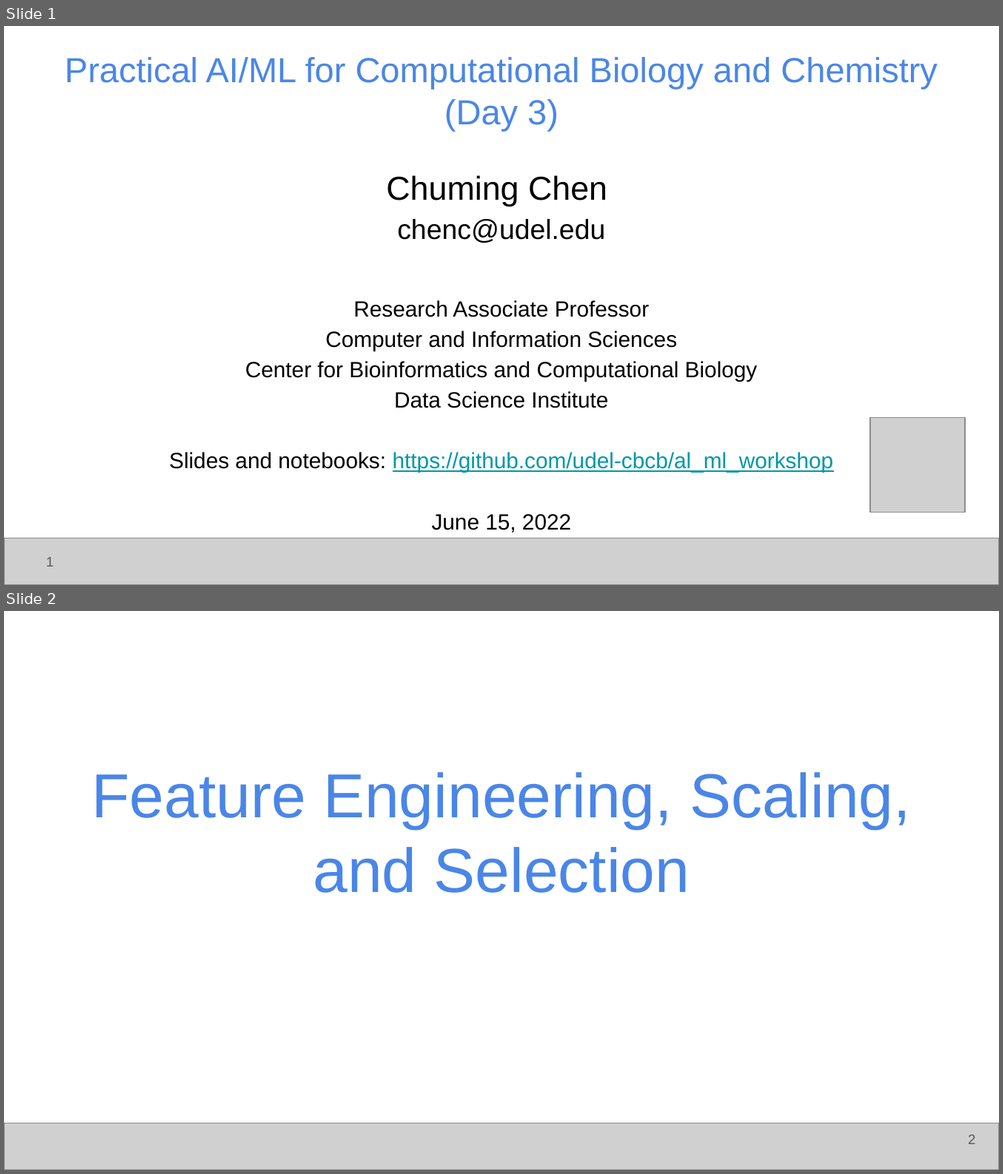
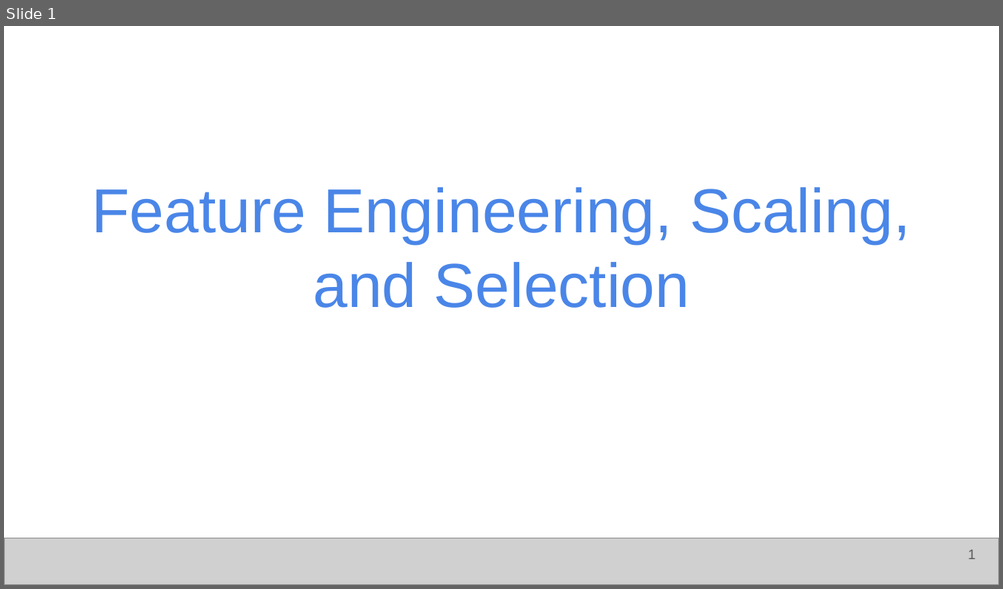
Before and after one commit to udel-cbcb/NIGMS-Sandbox-UD, a slide deck: Submodule_3/Lectures/Submodule_3_Lecture_2_Feature_Engineering_Scaling_Selection.pptx. Shown one above the other, each under a label of ours: slides 1 and 2 before the commit, slide 1 after it. The pictures are 1003x1174 and 1003x589 pixels, drawn with LibreOffice and Linux fonts; fonts in the diff are those of the drawing; grey boxes stand for pictures. Boxes give left, top, right and bottom in pixels: in the first picture for what was removed or moved away, otherwise in the second. Text is boxed around its words. In the diff, an @@ line names an element or a change of style, - is before the commit and + after.

```diff
--- a/Submodule_3/Lectures/Submodule_3_Lecture_2_Feature_Engineering_Scaling_Selection.pptx
+++ b/Submodule_3/Lectures/Submodule_3_Lecture_2_Feature_Engineering_Scaling_Selection.pptx
@@ slide 1 removed at (4, 26, 999, 585), background #FFFFFF @@
@@ title removed at (65, 57, 937, 131) @@
-Practical AI/ML for Computational Biology and Chemistry
-(Day 3)
@@ text removed at (169, 175, 834, 533) @@
-Chuming Chen
-chenc@udel.edu
-Research Associate Professor
-Computer and Information Sciences
-Center for Bioinformatics and Computational Biology
-Data Science Institute
-Slides and notebooks: https://github.com/udel-cbcb/al_ml_workshop
-June 15, 2022
@@ picture removed at (871, 418, 965, 512) @@
@@ picture removed at (4, 538, 999, 585) @@
@@ page number removed at (46, 557, 54, 567) @@
-1
@@ what was slide 2 is now slide 1 @@
@@ page number at (967, 550, 975, 560): text changed @@
-2
+1
```
Also in this commit, not shown: 4 other files.
